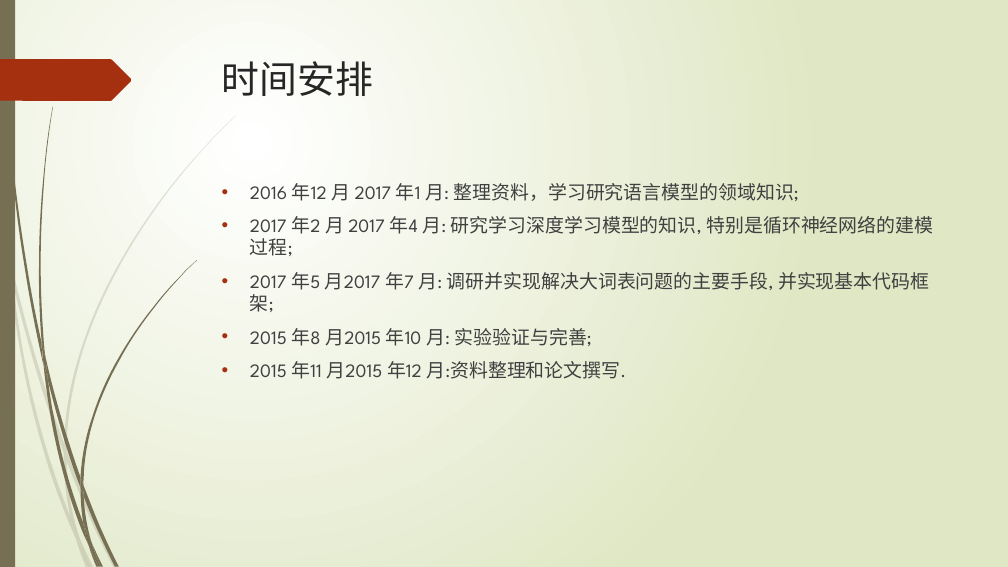
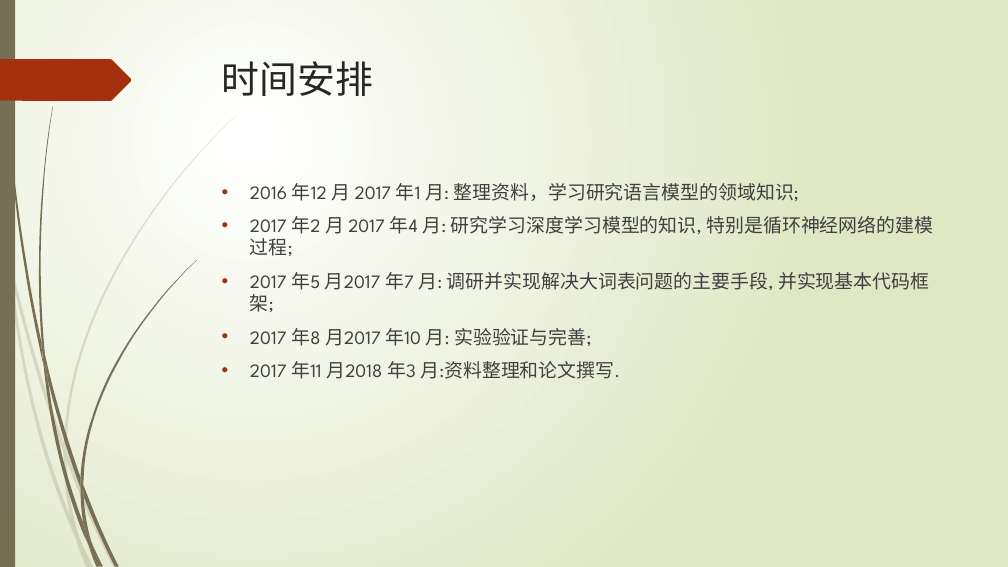
Before and after one commit to jiangnanhugo/Graduate_Design, a slide deck: slide 23 of 开题报告.pptx (slide 25 before the commit). Drawn at 1008x567 pixels with LibreOffice and Linux fonts; fonts in the diff are those of the drawing. Boxes give left, top, right and bottom in pixels: in the first picture for what was removed or moved away, otherwise in the second. Text is boxed around its words. In the diff, an @@ line names an element or a change of style, - is before the commit and + after.

```diff
--- a/开题报告.pptx
+++ b/开题报告.pptx
@@ text at (250,328,620,379): text changed @@
-• 2015 年8 月2015 年10 月: 实验验证与完善;
-• 2015 年11 月2015 年12 月:资料整理和论文撰写.
+• 2017 年8 月2017 年10 月: 实验验证与完善;
+• 2017 年11 月2018 年3 月:资料整理和论文撰写.
```
Also in this commit, not shown: 16 other slides changed, 1 slide added, 3 slides removed, 14 other files.
